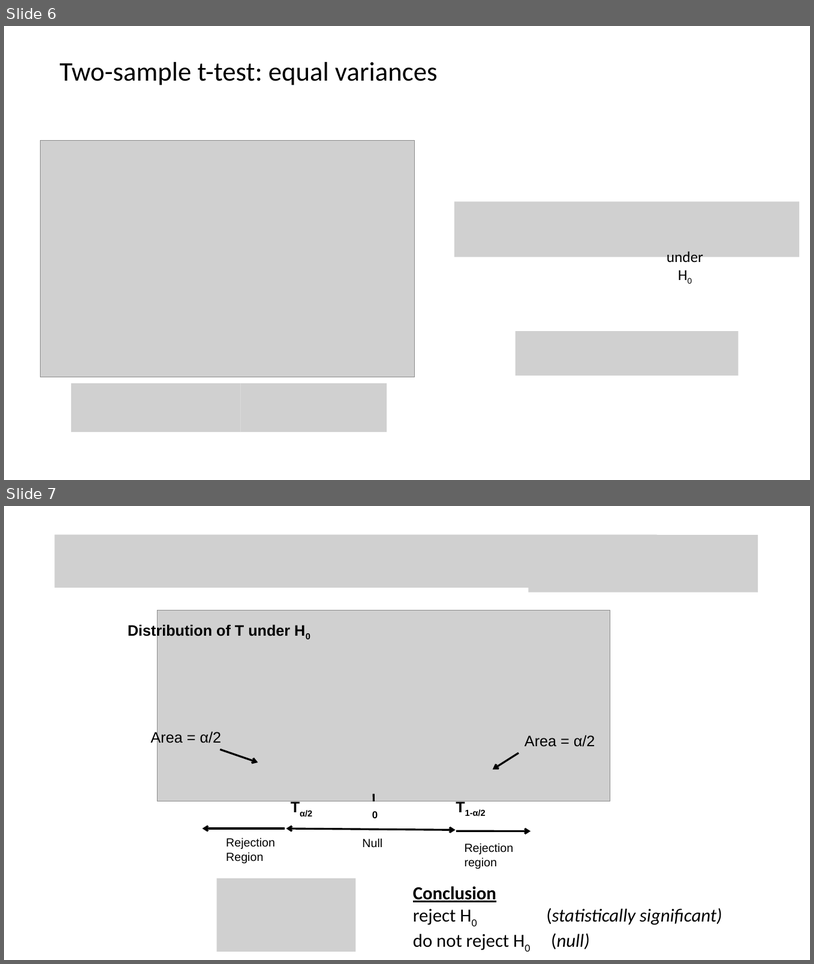
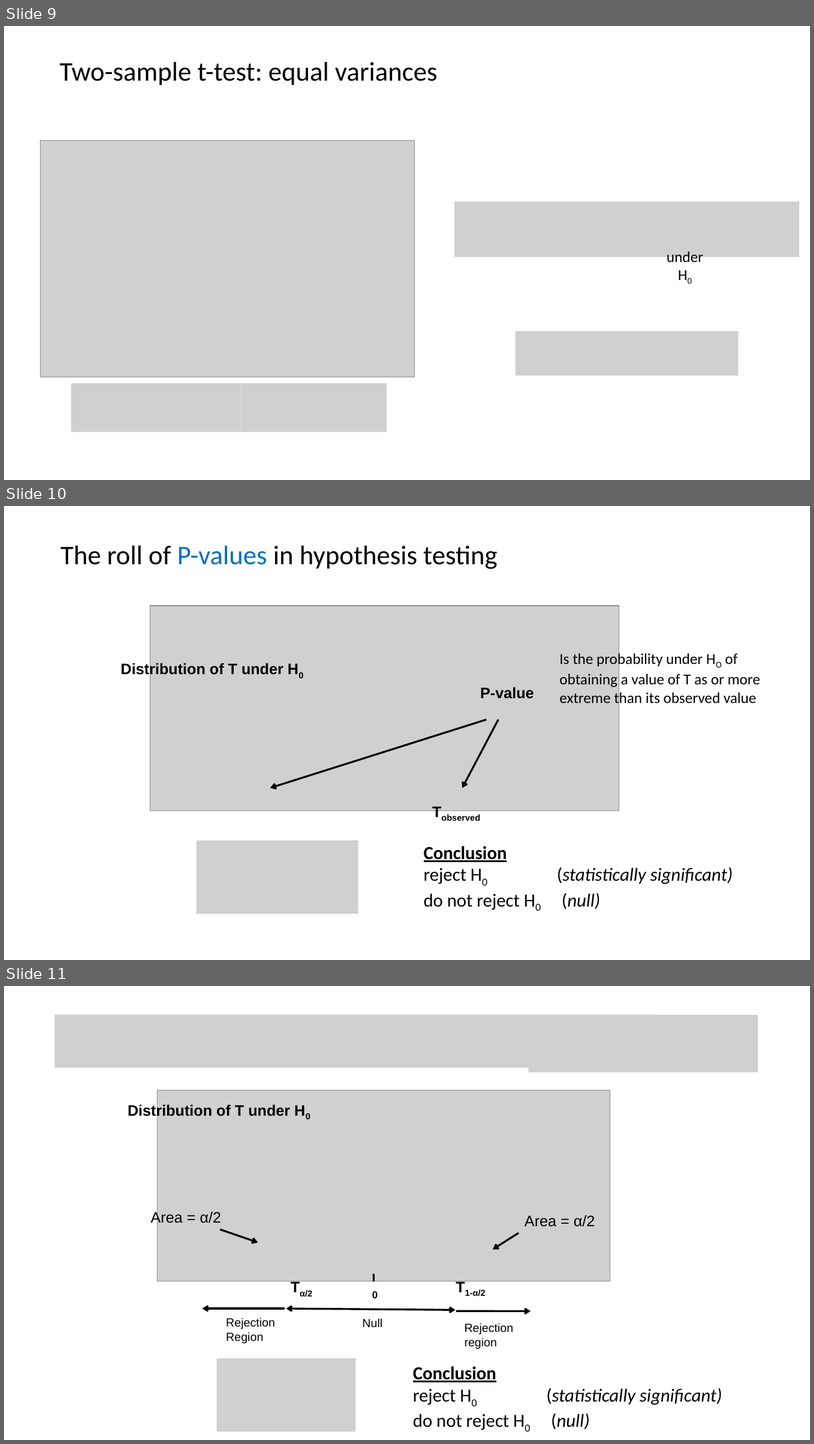
Before and after one commit to USCbiostats/LAsBEST, a slide deck: google-drive/week02/2Tues/1_lasbest-hypothesis-testing.pptx. Shown one above the other, each under a label of ours: slides 6 and 7 before the commit, slides 9, 10 and 11 after it. The pictures are 814x964 and 814x1444 pixels, drawn with LibreOffice and Linux fonts; fonts in the diff are those of the drawing; grey boxes stand for pictures; background and template pictures are left out. Boxes give left, top, right and bottom in pixels: in the first picture for what was removed or moved away, otherwise in the second. Text is boxed around its words. In the diff, an @@ line names an element or a change of style, - is before the commit and + after.

Commit message:
update hypothesis testing

```diff
--- a/google-drive/week02/2Tues/1_lasbest-hypothesis-testing.pptx
+++ b/google-drive/week02/2Tues/1_lasbest-hypothesis-testing.pptx
@@ slide 10 added at [4,506,810,960], background #FFFFFF @@
@@ text added at [60,546,497,569], 32 pt, text #000000 @@
+The roll of P-values in hypothesis testing
@@ text added at [121,662,284,678], 18 pt, text #000000, bold @@
+Distribution of T under H0
@@ text added at [560,651,761,706], 18 pt, text #000000 @@
+Is the probability under HO of
+obtaining a value of T as or more
+extreme than its observed value
@@ group added at [150,606,620,823]: 2 arrows, 2 texts, 1 picture @@
+Tobserved
+P-value
@@ picture added at [197,840,359,913] @@
@@ text added at [424,846,734,910], 22 pt, text #000000 @@
+Conclusion
+reject H0 (statistically significant)
+do not reject H0 (null)
@@ what was slide 6 is now slide 9 @@
@@ what was slide 7 is now slide 11 @@
```
Also in this commit, not shown: 1 slide changed, 4 other slides added, 2 other files.
